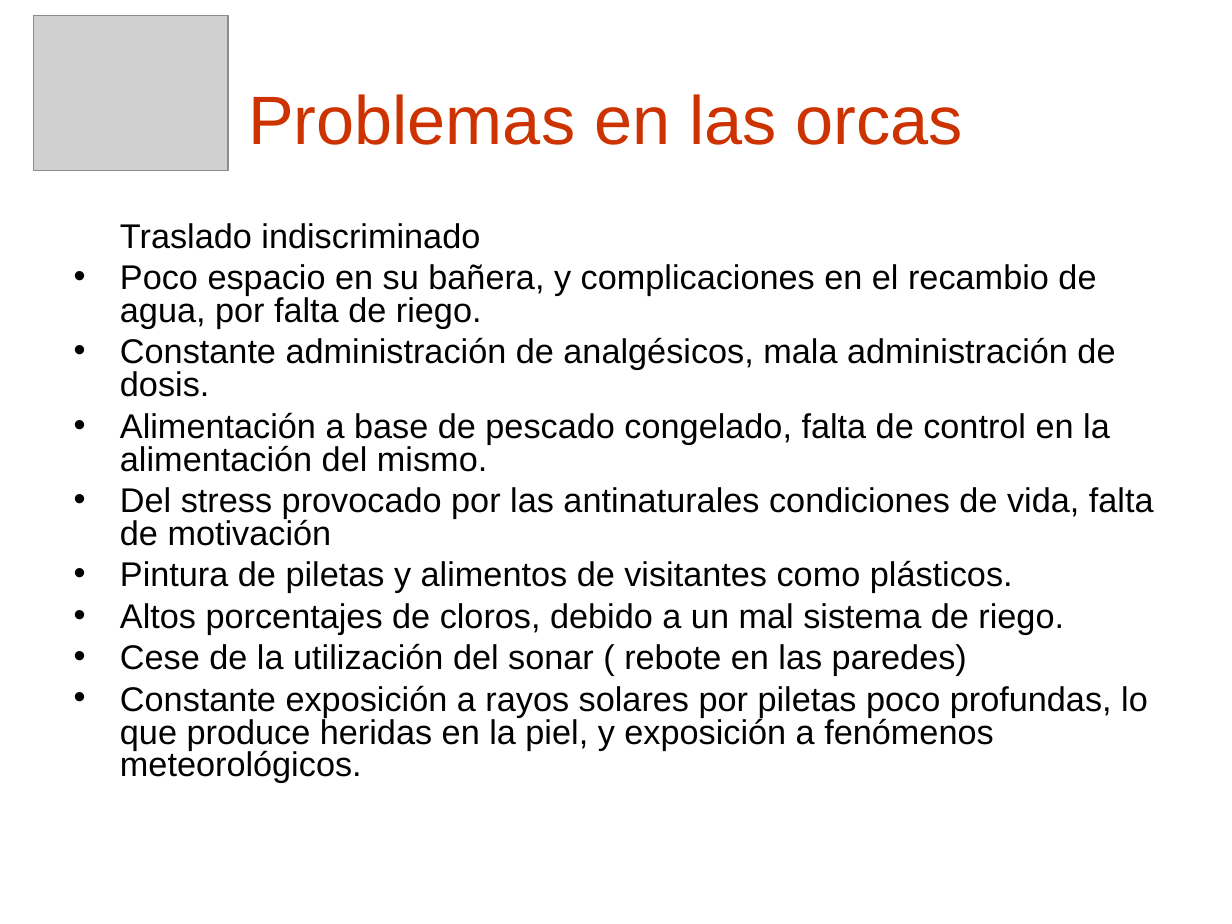
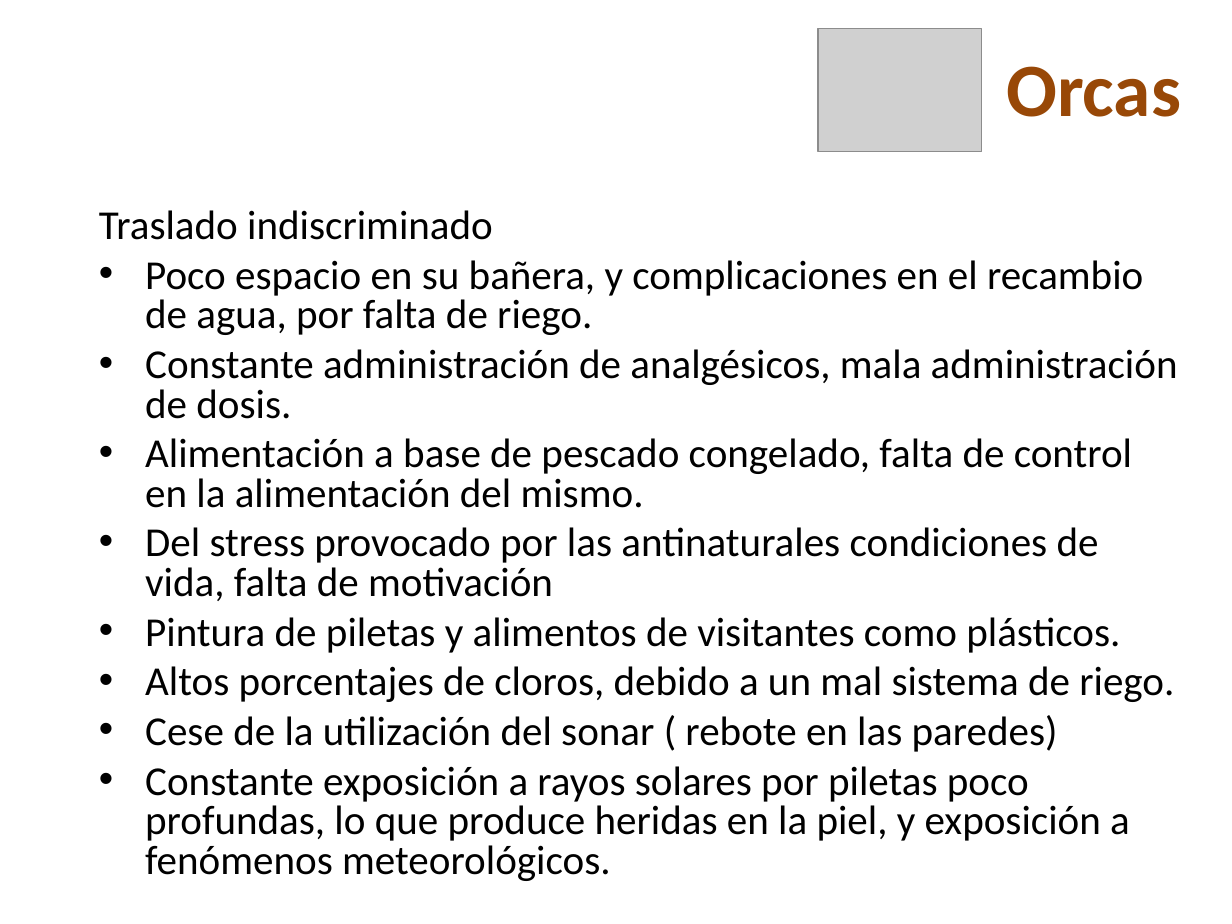
Before and after one commit to nicohen/taller-desarrollo-proyectos-i, a slide deck: slide 10 of Presentaciones/Demo Gerencial.ppt (slide 4 before the commit). Drawn at 1232x924 pixels with LibreOffice and Linux fonts; fonts in the diff are those of the drawing; grey boxes stand for pictures; background and template pictures are left out. Boxes give left, top, right and bottom in pixels: in the first picture for what was removed or moved away, otherwise in the second. Text is boxed around its words. In the diff, an @@ line names an element or a change of style, - is before the commit and + after.

```diff
--- a/Presentaciones/Demo Gerencial.ppt
+++ b/Presentaciones/Demo Gerencial.ppt
@@ picture: place and size @@
-picture at box(33, 16, 228, 171)
+picture at box(818, 28, 982, 152)
@@ text added at box(1006, 66, 1181, 117), 44 pt, text #984807, bold @@
+Orcas
@@ title removed at box(248, 94, 963, 145) @@
-Problemas en las orcas
@@ text "Traslado indiscriminado": place and size @@
-text "Traslado indiscriminado" at box(120, 223, 1154, 783)
+text "Traslado indiscriminado" at box(99, 210, 1178, 881)
@@ text "Traslado indiscriminado" at box(99, 210, 1178, 881): size 20 to 24 pt, font Arial to Calibri; more space between paragraphs @@
```
Also in this commit, not shown: 13 other slides changed, 10 slides added, 4 slides removed.
